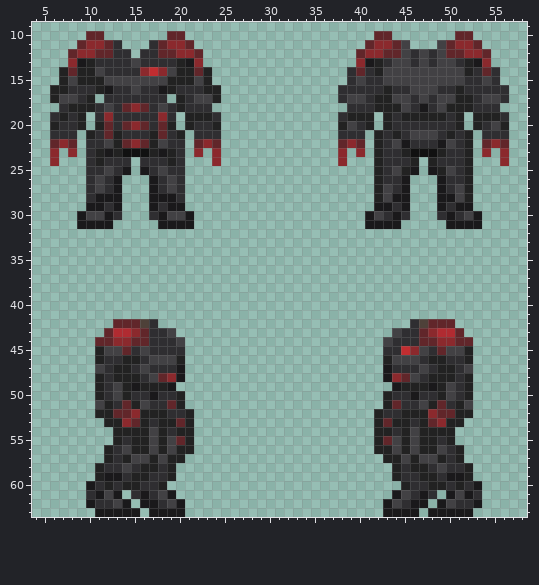
File history of a pixel-art sprite, Resources/Textures/Clothing/OuterClothing/Hardsuits/security-warden.rsi/equipped-OUTERCLOTHING-vox.png. Above: the version before the commit.
The file is 64x64 pixels. Pixels under 10% opacity are left out. Colours within 5 levels of each other are drawn and written as one. Shown: x 4..58, y 9..63.
And afterwards:
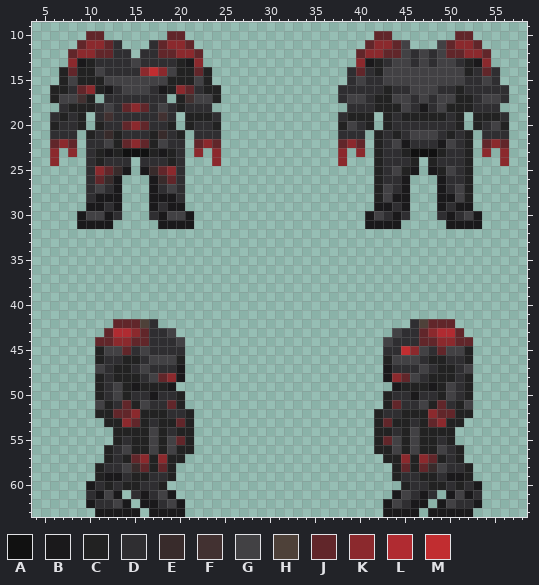
Palette (. is transparent): A #111111  B #1a191b  C #222222  D #2f2e31  E #382b2b  F #423131  G #424144  H #4e4139  J #61262a  K #8b292d  L #b02b31  M #c12d30
Change:
y 16: x 9..10 DD -> JK; x 14 D -> G; x 16 D -> G; x 20..21 DD -> KJ
y 17: x 9 D -> F; x 21 D -> F
y 19: x 12 K -> F; x 18 K -> F
y 20: x 12 J -> D; x 18 J -> D
y 21: x 12 J -> E; x 18 J -> E
y 25: x 11..13 DGD -> KJE; x 17..19 DGD -> EJK
y 26: x 11..12 GD -> JE; x 18..19 DG -> EJ
y 57: x 15..16 GG -> JK; x 18 G -> K; x 45 G -> K; x 47..48 GG -> KJ
y 58: x 15..16 DC -> EJ; x 18 D -> J; x 45 D -> J; x 47..48 CD -> JE
